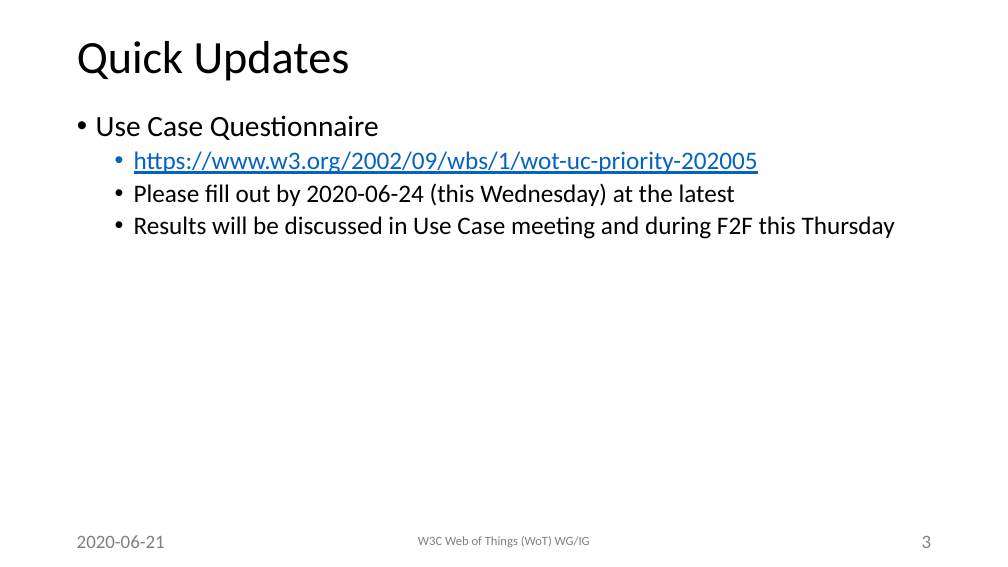
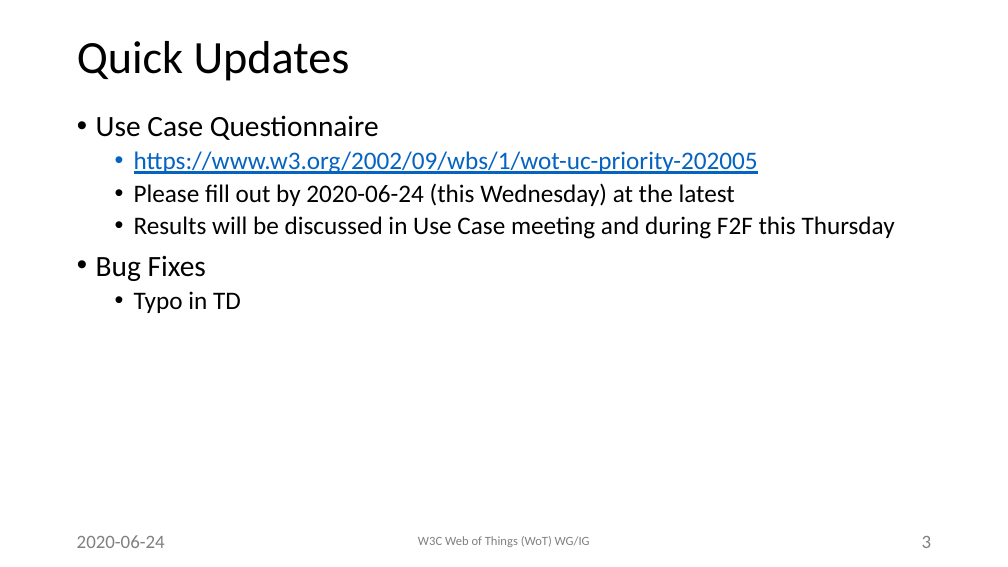
Before and after one commit to w3c/wot, a slide deck: slide 3 of PRESENTATIONS/2020-06-online-f2f/2020-06-22-F2F-Opening-McCool.pptx. Drawn at 1008x567 pixels with LibreOffice and Linux fonts; fonts in the diff are those of the drawing; background and template pictures are left out. Boxes give left, top, right and bottom in pixels: in the first picture for what was removed or moved away, otherwise in the second. Text is boxed around its words. In the diff, an @@ line names an element or a change of style, - is before the commit and + after.

```diff
--- a/PRESENTATIONS/2020-06-online-f2f/2020-06-22-F2F-Opening-McCool.pptx
+++ b/PRESENTATIONS/2020-06-online-f2f/2020-06-22-F2F-Opening-McCool.pptx
@@ text at bbox=[96, 255, 241, 313]: paragraphs added @@
+• Bug Fixes
+  • Typo in TD
@@ text at bbox=[77, 535, 165, 548]: text changed @@
-2020-06-21
+2020-06-24
```
Also in this commit, not shown: 1 other slide changed, 1 other file.
